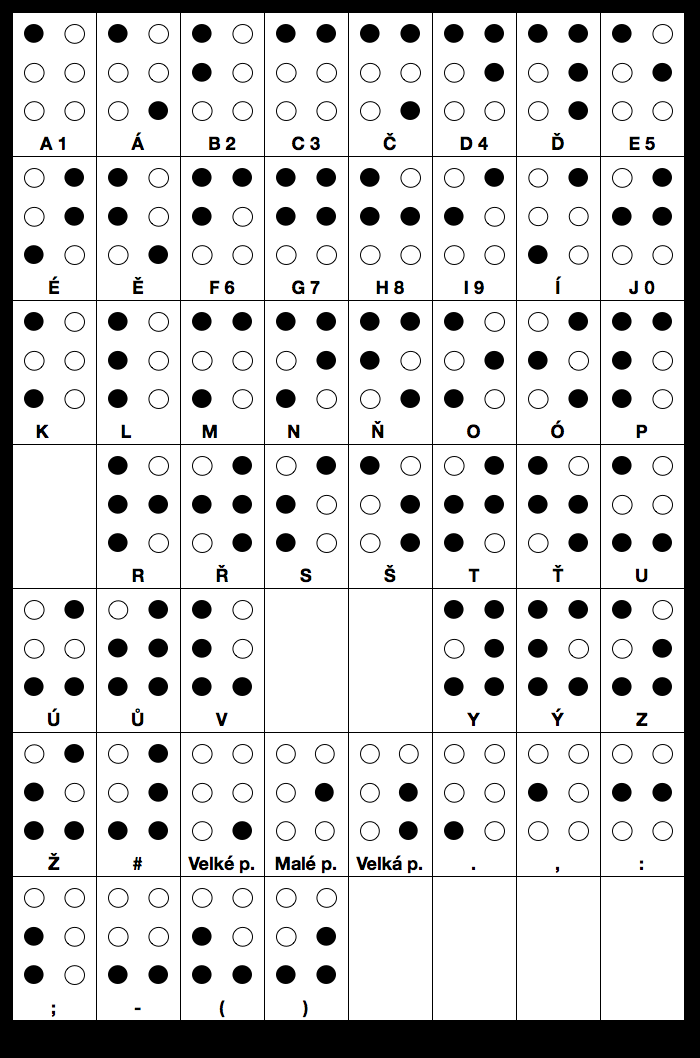
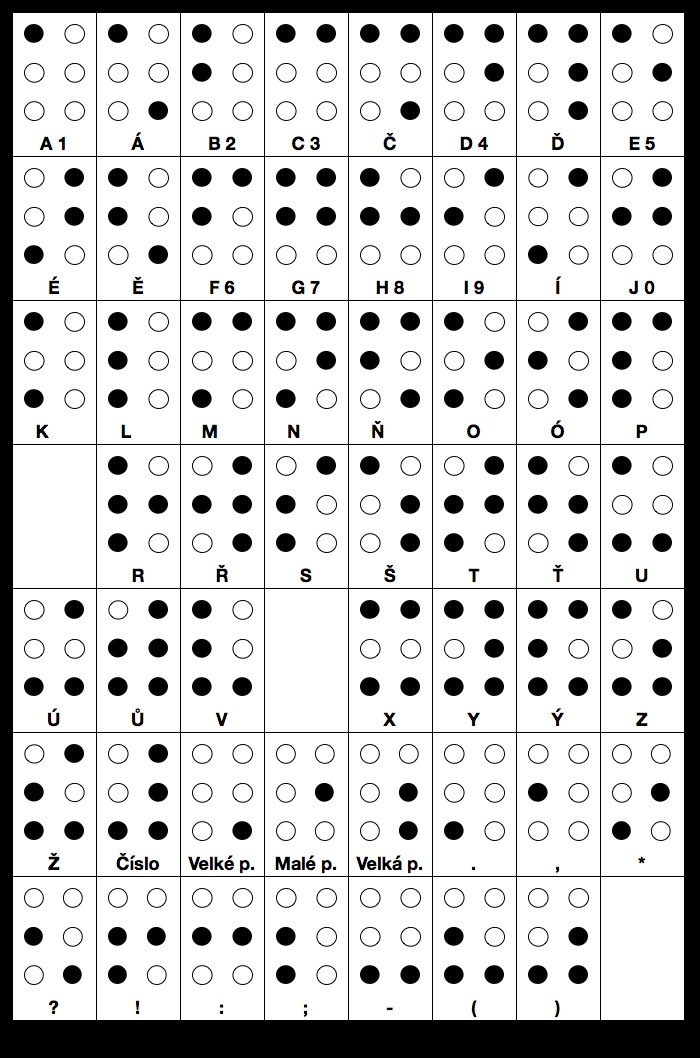
Before/after of a 700 x 1058 layered artwork. What changed in the layer stack:
painted on "Latinka" over 48, 712, 646, 1018
painted on "Braill" over 24, 600, 673, 985
